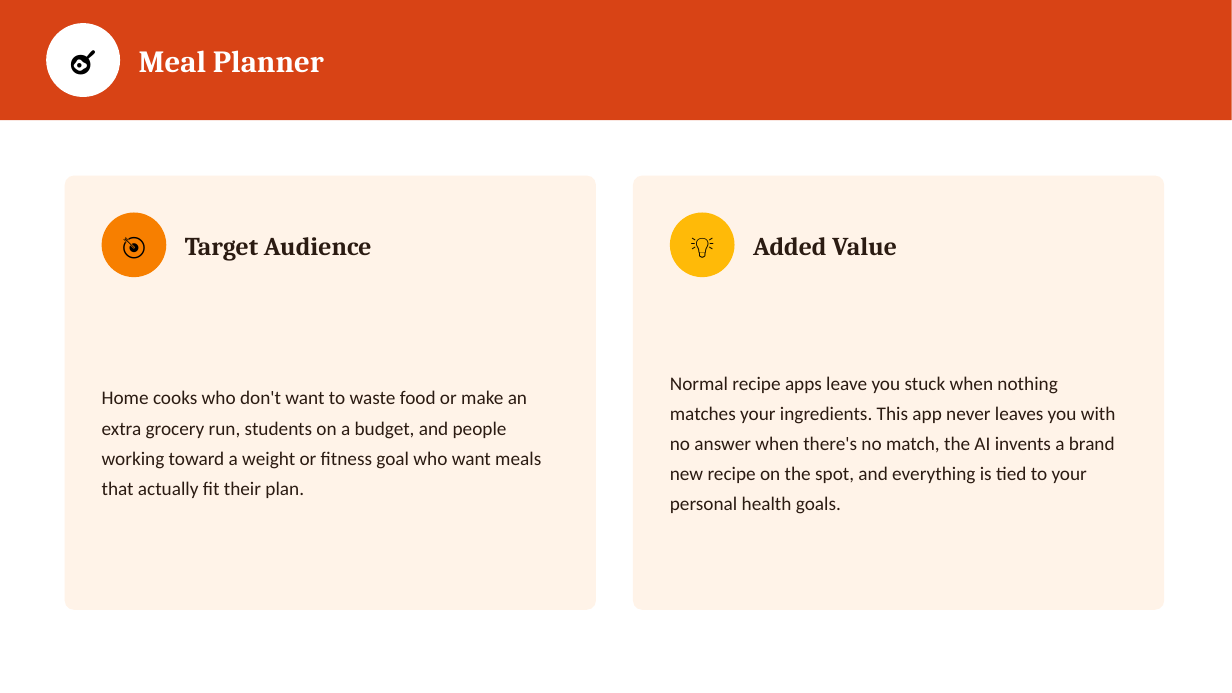
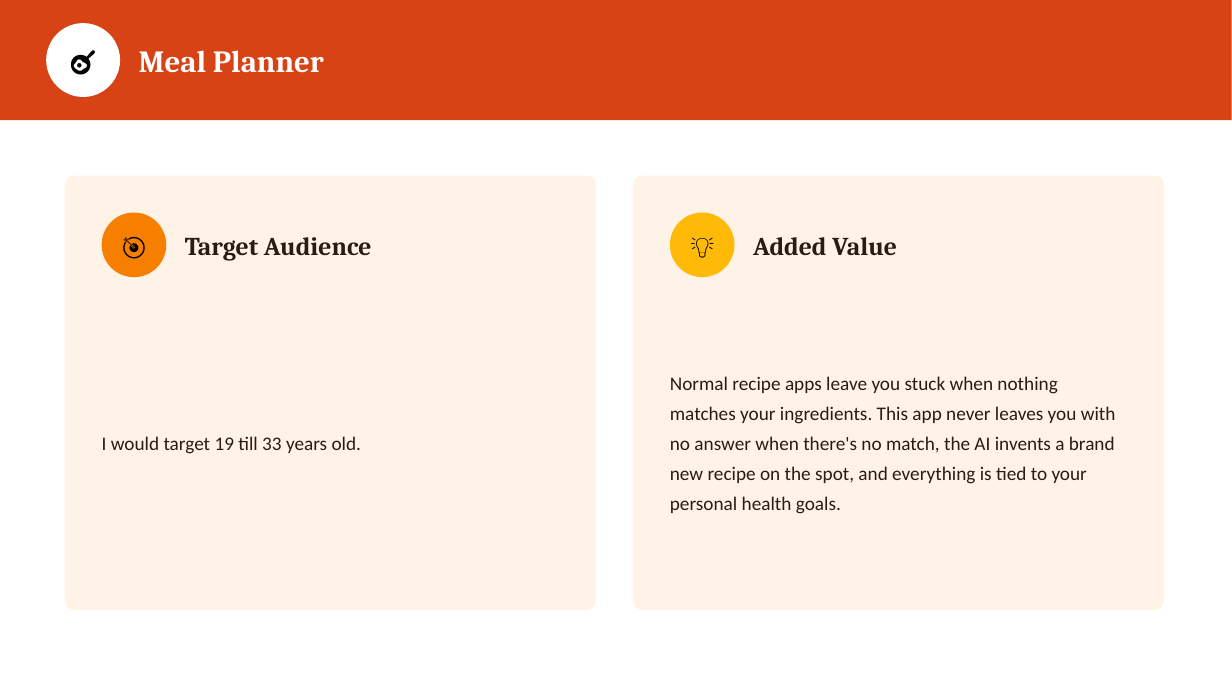
Before and after one commit to malakmsameh/Masterpiece, a slide deck: slide 6 of three_ideas.pptx. Drawn at 1232x693 pixels with LibreOffice and Linux fonts; fonts in the diff are those of the drawing. Boxes give left, top, right and bottom in pixels: in the first picture for what was removed or moved away, otherwise in the second. Text is boxed around its words. In the diff, an @@ line names an element or a change of style, - is before the commit and + after.

```diff
--- a/three_ideas.pptx
+++ b/three_ideas.pptx
@@ text at (102,436,362,454): text changed @@
-Home cooks who don't want to waste food or make an extra grocery run, students on a budget, and people working toward a weight or fitness goal who want meals that actually fit their plan.
+I would target 19 till 33 years old.
```
Also in this commit, not shown: 2 other slides changed.
